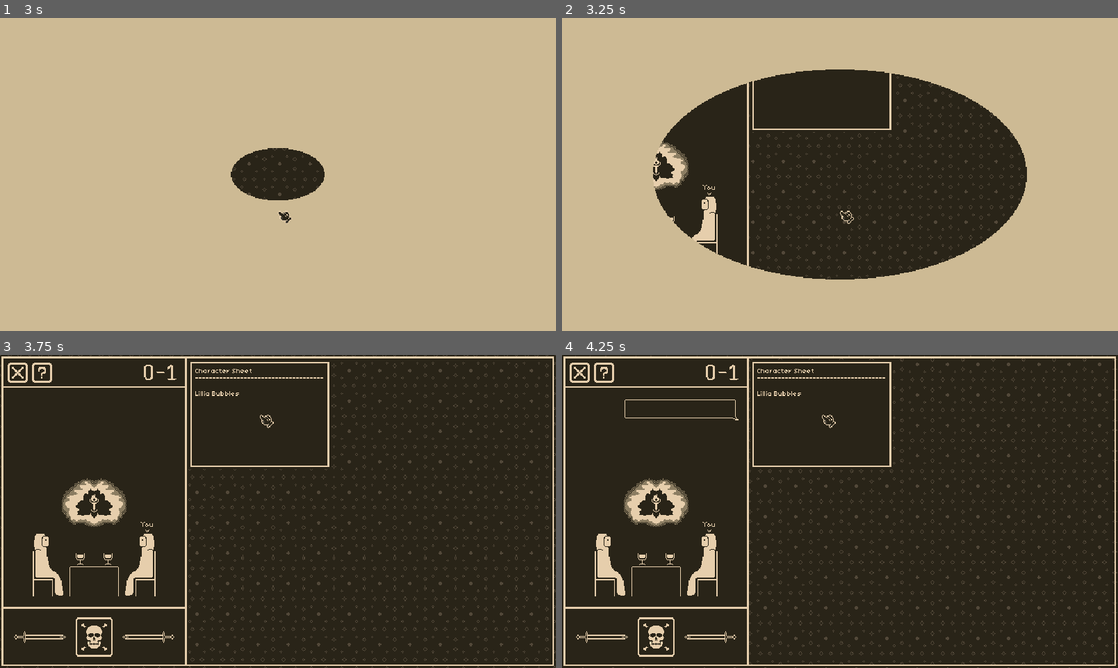
Above: before the commit, frames 1-4 (two rows, left to right).
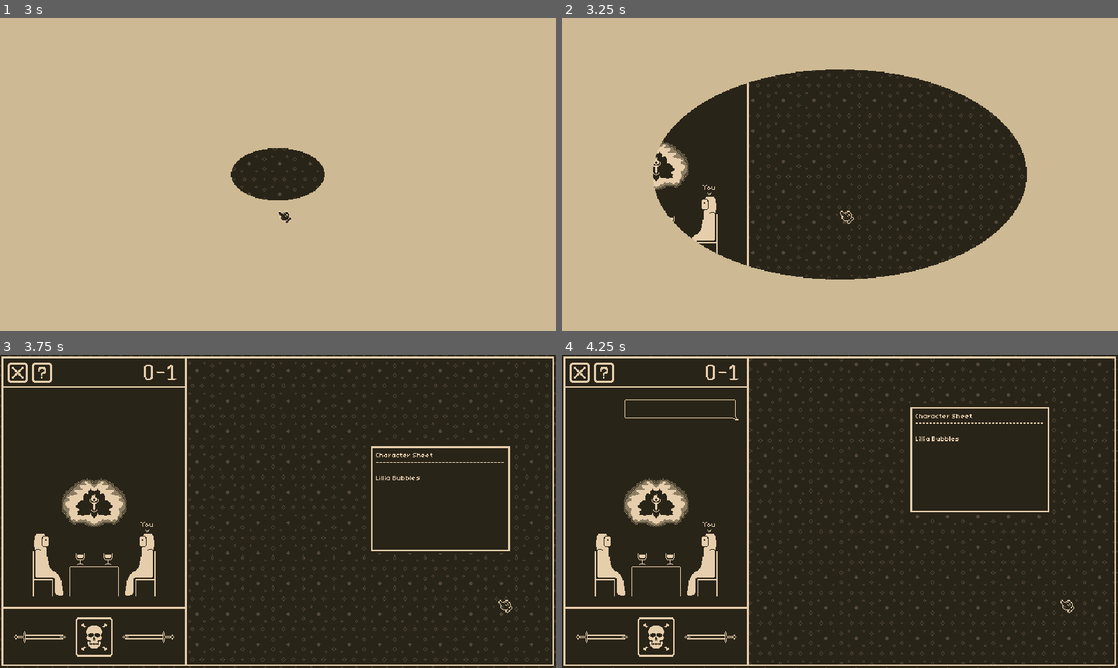
Above: after the commit, the same moments.

Repository: AdamRusv/poison-game
Game: Godot game, scene res://1_Scenes/0_Screens/title.tscn
The game is run twice, just before and just after one commit, with the same random seed, the same clock (stepped at 60 frames per second) and the same inputs.
Inputs (mouse positions are in pixels of both pictures, inside the frame that each line leads up to; where the layout moved, square brackets give the same spot in the first picture):
- Up to frame 1 (3 s): click (278, 246) at 0.5 s; click (278, 212) at 1.25 s; click (278, 212) at 2 s; click (278, 212) at 2.75 s
- Up to frame 2 (3.25 s): no input
- Up to frame 3 (3.75 s): click (500, 599) [261, 414] at 3.5 s
- Up to frame 4 (4.25 s): no input

Frame 1 is identical in both runs. In frame 2, 0.5% of the frame differs, in the area x 34-60%, y 16-37%; in frame 3, 2.1%, in the area x 33-93%, y 2-83%; in frame 4, 2.1%.

Commit message:
animate papers + qol

Diff:
--- a/1_Scenes/0_Screens/gameplay.tscn
+++ b/1_Scenes/0_Screens/gameplay.tscn
@@ -1021,7 +1021,7 @@
 layout_mode = 2
 color = Color(0.16078432, 0.14117648, 0.09411765, 1)
 
-[node name="Playmat" type="MarginContainer" parent="Layout/HBoxContainer" unique_id=1398525186 node_paths=PackedStringArray("gameplayManager", "paperHolder")]
+[node name="Playmat" type="MarginContainer" parent="Layout/HBoxContainer" unique_id=1398525186 node_paths=PackedStringArray("gameplayManager", "paperHolder", "spawnLocations")]
 layout_mode = 2
 size_flags_horizontal = 3
 size_flags_vertical = 3
@@ -1030,6 +1030,7 @@
 script = ExtResource("2_lv7np")
 gameplayManager = NodePath("../../..")
 paperHolder = NodePath("Parent/Paper Holder")
+spawnLocations = NodePath("Parent/Paper Holder/Spawn Locations")
 
 [node name="NinePatchRect" type="NinePatchRect" parent="Layout/HBoxContainer/Playmat" unique_id=331557050]
 layout_mode = 2
@@ -1051,6 +1052,14 @@
 [node name="Paper Holder" type="Control" parent="Layout/HBoxContainer/Playmat/Parent" unique_id=1898689258]
 clip_contents = true
 layout_mode = 2
+
+[node name="Spawn Locations" type="Control" parent="Layout/HBoxContainer/Playmat/Parent/Paper Holder" unique_id=2004756531]
+anchors_preset = 0
+offset_left = 29.0
+offset_top = 35.0
+offset_right = 224.0
+offset_bottom = 151.0
+mouse_filter = 2
 
 [node name="Flat Mockup" type="TextureRect" parent="." unique_id=904773487]
 layout_mode = 1
--- a/1_Scenes/1_Objects/opponent dialogue bubble.tscn
+++ b/1_Scenes/1_Objects/opponent dialogue bubble.tscn
@@ -5,8 +5,8 @@
 [ext_resource type="Theme" uid="uid://bhvewryp1cmbt" path="res://6_Other/description font.tres" id="3_b18gr"]
 
 [node name="opponent dialogue bubble" type="MarginContainer" unique_id=1645530191 node_paths=PackedStringArray("visualHolder", "texture", "labelHolder", "dialogueLabel")]
-offset_right = 78.0
-offset_bottom = 16.0
+offset_right = 121.0
+offset_bottom = 28.0
 script = ExtResource("1_61cyn")
 visualHolder = NodePath("visual holder")
 texture = NodePath("visual holder/NinePatchRect")
@@ -41,7 +41,7 @@
 custom_maximum_size = Vector2(111, -1)
 layout_mode = 2
 theme = ExtResource("3_b18gr")
-text = "????????????????????????"
+text = "????????????????????"
 fit_content = true
 scroll_active = false
 visible_characters_behavior = 1
--- a/2_Scripts/0_Autoload/settings.gd
+++ b/2_Scripts/0_Autoload/settings.gd
@@ -5,6 +5,7 @@
 signal togglefullscreen
 
 func _ready() -> void:
+	randomize()
 	settingsJSON._load_settings()
 	togglefullscreen.connect(_toggle_fullscreen)
 	_update_fullscreen()
--- a/2_Scripts/2_Independent/dialogue manager.gd
+++ b/2_Scripts/2_Independent/dialogue manager.gd
@@ -6,7 +6,6 @@
 @export var gameplayManager : GameplayManager
 @export var scrollContainer : ScrollContainer
 @export var content : VBoxContainer
-
 
 func _ready() -> void:
 	gameplayManager.dialogueManager = self
@@ -24,18 +23,14 @@
 	_trigger_dialogue_branch()
 
 func _trigger_dialogue_branch():
-	canScroll = false
-
 	var encounterDialogue : DialogueTree = gameplayManager.playmatManager.characterSheet.dialogueTree
 
 	var newDialogue : Dialogue = encounterDialogue._get_newest_dialogue()
 	if newDialogue == null:
-		canScroll = true
 		return
 
 	if encounterDialogue._get_current_branch().newestDialogueIndex >= encounterDialogue._get_current_branch().dialogue.size() - 1:
 		encounterDialogue._get_current_branch().hasBeenShown = true
-		canScroll = true
 		return
 
 	await _create_dialogue_bubble()
@@ -43,6 +38,8 @@
 	_trigger_dialogue_branch()
 
 func _set_dialogue_view_to_bottom():
+	if isScrolling == true:
+		return
 	await get_tree().process_frame
 	var maxScrollValue : float = scrollContainer.get_v_scroll_bar().max_value - scrollContainer.get_v_scroll_bar().page
 	scrollContainer.scroll_vertical = maxScrollValue
@@ -104,15 +101,11 @@
 
 #---------------SCROLL---------------
 var isScrolling : bool = false
+var isSkipping : bool = false
 var startMousePos : Vector2 = Vector2.ZERO
 var startScrollPos : float
-var canScroll : bool = false
 
 func _manage_scroll():
-	if canScroll == false:
-		isScrolling = false
-		return
-
 	if Input.is_action_just_pressed("left click"):
 		if _is_cursor_within_scroll_zone() == true:
 			startMousePos = get_global_mouse_position()
@@ -129,12 +122,6 @@
 
 		scrollContainer.scroll_vertical = finalValue
 
-func _enable_scroll():
-	canScroll = true
-
-func _disable_scroll():
-	canScroll = true
-
 #- - -
 func _is_cursor_within_scroll_zone() -> bool:
 	var mousePos : Vector2 = get_global_mouse_position()
--- a/2_Scripts/2_Independent/paper.gd
+++ b/2_Scripts/2_Independent/paper.gd
@@ -18,6 +18,12 @@
 
 var paperPadding : float = 40
 
+var paperIsMoving : bool = false
+
+func _ready() -> void:
+	super._ready()
+	_animate_into_frame()
+
 func _set_connections():
 	super._set_connections()
 	pageFlipButton.mouse_entered.connect(_on_pageflip_enter)
@@ -29,16 +35,22 @@
 	_clamp_paper()
 
 func _on_down():
+	if paperIsMoving == true:
+		return
 	super._on_down()
 	playmat.paperHolder.move_child(self, playmat.paperHolder.get_children().size() - 1)
 	_squish_paper()
 
 func _on_up():
+	if paperIsMoving == true:
+		return
 	super._on_up()
 	_reset_paper()
 
 #-------------------
 func _clamp_paper():
+	if paperIsMoving == true:
+		return
 	var playmatRect : Rect2 = playmat.get_rect()
 	var paperRect : Rect2 = parentNode.get_rect()
 
@@ -109,3 +121,22 @@
 func _set_pageflip_texture_to(newRect : Rect2):
 	var atlasTexture : AtlasTexture = pageFlipTexture.texture
 	atlasTexture.region = newRect
+
+#----------------
+var startPos : Vector2 = Vector2(520, 640)
+func _animate_into_frame():
+	paperIsMoving = true
+	parentNode.position = startPos
+
+	await get_tree().create_timer(randf_range(0, 1)).timeout
+
+	var endPos : Vector2 = playmat._get_random_paper_spawn_location()
+	var moveSpeed : float = randi_range(650, 700)
+	var duration : float = endPos.distance_to(startPos) / moveSpeed
+
+	var newTween : Tween = create_tween()
+	newTween.tween_property(parentNode, "position", endPos, duration)\
+	.set_trans(Tween.TRANS_QUAD).set_ease(Tween.EASE_OUT)
+
+	await newTween.finished
+	paperIsMoving = false
--- a/2_Scripts/2_Independent/playmat manager.gd
+++ b/2_Scripts/2_Independent/playmat manager.gd
@@ -5,6 +5,7 @@
 @export_category("References")
 @export var gameplayManager : GameplayManager
 @export var paperHolder : Control
+@export var spawnLocations : Control
 
 var mainTraitSheet : PaperInfo
 var characterSheet : EncounterInfo
@@ -39,3 +40,9 @@
 	paperInstance.playmat = self
 
 	paperHolder.add_child(paperInstance)
+
+#----------------------
+func _get_random_paper_spawn_location() -> Vector2:
+	var xPoint : int = randi_range(spawnLocations.position.x, spawnLocations.size.x)
+	var yPoint : int = randi_range(spawnLocations.position.y, spawnLocations.size.y)
+	return Vector2(xPoint, yPoint)
--- /dev/null
+++ b/2_Scripts/3_Dependent/0_Dialogue/branch intro.gd
@@ -0,0 +1,8 @@
+extends DialogueBranch
+
+class_name DialogueBranchIntro
+
+func _check_condition() -> bool:
+	if gameplayManager.cupIsPoisoned == true:
+		return false
+	return true
--- a/5_Resources/0_Papers/1_Character Sheets/0_Tutorial Region/encounters/one.tres
+++ b/5_Resources/0_Papers/1_Character Sheets/0_Tutorial Region/encounters/one.tres
@@ -4,6 +4,7 @@
 [ext_resource type="Script" uid="uid://cg4ujw8mauohh" path="res://2_Scripts/3_Dependent/encounter info.gd" id="1_ti5pf"]
 [ext_resource type="Script" uid="uid://fn2tb2dtu6fj" path="res://2_Scripts/3_Dependent/0_Dialogue/dialogue.gd" id="2_xvvbx"]
 [ext_resource type="Script" uid="uid://qr661epbiujn" path="res://2_Scripts/3_Dependent/0_Dialogue/dialogue tree.gd" id="3_312to"]
+[ext_resource type="Script" uid="uid://chre6fsqbhfrk" path="res://2_Scripts/3_Dependent/0_Dialogue/branch intro.gd" id="3_xvvbx"]
 
 [sub_resource type="Resource" id="Resource_3d4uv"]
 script = ExtResource("2_xvvbx")
@@ -30,14 +31,14 @@
 dialogue = "Good luck!"
 metadata/_custom_type_script = "uid://fn2tb2dtu6fj"
 
-[sub_resource type="Resource" id="Resource_atuju"]
-script = ExtResource("1_433kl")
+[sub_resource type="Resource" id="Resource_0hcow"]
+script = ExtResource("3_xvvbx")
 dialogue = Array[ExtResource("2_xvvbx")]([SubResource("Resource_3d4uv"), SubResource("Resource_mqosg"), SubResource("Resource_32h7f"), SubResource("Resource_68y56"), SubResource("Resource_vrhoy")])
-metadata/_custom_type_script = "uid://e0ujmn3oiqx0"
+metadata/_custom_type_script = "uid://chre6fsqbhfrk"
 
 [sub_resource type="Resource" id="Resource_ebxdl"]
 script = ExtResource("3_312to")
-branches = Array[ExtResource("1_433kl")]([SubResource("Resource_atuju")])
+branches = Array[ExtResource("1_433kl")]([SubResource("Resource_0hcow")])
 metadata/_custom_type_script = "uid://qr661epbiujn"
 
 [resource]
--- a/5_Resources/0_Papers/1_Character Sheets/0_Tutorial Region/encounters/three.tres
+++ b/5_Resources/0_Papers/1_Character Sheets/0_Tutorial Region/encounters/three.tres
@@ -3,6 +3,7 @@
 [ext_resource type="Script" uid="uid://e0ujmn3oiqx0" path="res://2_Scripts/3_Dependent/0_Dialogue/dialogue branch.gd" id="1_lpmyb"]
 [ext_resource type="Script" uid="uid://cg4ujw8mauohh" path="res://2_Scripts/3_Dependent/encounter info.gd" id="1_x58e1"]
 [ext_resource type="Script" uid="uid://fn2tb2dtu6fj" path="res://2_Scripts/3_Dependent/0_Dialogue/dialogue.gd" id="2_vfyv6"]
+[ext_resource type="Script" uid="uid://chre6fsqbhfrk" path="res://2_Scripts/3_Dependent/0_Dialogue/branch intro.gd" id="3_vfyv6"]
 [ext_resource type="Script" uid="uid://qr661epbiujn" path="res://2_Scripts/3_Dependent/0_Dialogue/dialogue tree.gd" id="3_yqjtl"]
 
 [sub_resource type="Resource" id="Resource_dv0cg"]
@@ -20,14 +21,20 @@
 dialogue = "You got this! I believe in you!"
 metadata/_custom_type_script = "uid://fn2tb2dtu6fj"
 
-[sub_resource type="Resource" id="Resource_hi1fs"]
-script = ExtResource("1_lpmyb")
-dialogue = Array[ExtResource("2_vfyv6")]([SubResource("Resource_dv0cg"), SubResource("Resource_kd850"), SubResource("Resource_griqq")])
-metadata/_custom_type_script = "uid://e0ujmn3oiqx0"
+[sub_resource type="Resource" id="Resource_5ccs8"]
+script = ExtResource("2_vfyv6")
+speaker = 1
+dialogue = "Wow, thanks!"
+metadata/_custom_type_script = "uid://fn2tb2dtu6fj"
+
+[sub_resource type="Resource" id="Resource_312to"]
+script = ExtResource("3_vfyv6")
+dialogue = Array[ExtResource("2_vfyv6")]([SubResource("Resource_dv0cg"), SubResource("Resource_kd850"), SubResource("Resource_griqq"), SubResource("Resource_5ccs8")])
+metadata/_custom_type_script = "uid://chre6fsqbhfrk"
 
 [sub_resource type="Resource" id="Resource_n6jon"]
 script = ExtResource("3_yqjtl")
-branches = Array[ExtResource("1_lpmyb")]([SubResource("Resource_hi1fs")])
+branches = Array[ExtResource("1_lpmyb")]([SubResource("Resource_312to")])
 metadata/_custom_type_script = "uid://qr661epbiujn"
 
 [resource]
--- a/5_Resources/0_Papers/1_Character Sheets/0_Tutorial Region/encounters/two.tres
+++ b/5_Resources/0_Papers/1_Character Sheets/0_Tutorial Region/encounters/two.tres
@@ -4,6 +4,7 @@
 [ext_resource type="Script" uid="uid://e0ujmn3oiqx0" path="res://2_Scripts/3_Dependent/0_Dialogue/dialogue branch.gd" id="1_griqq"]
 [ext_resource type="Script" uid="uid://fn2tb2dtu6fj" path="res://2_Scripts/3_Dependent/0_Dialogue/dialogue.gd" id="2_kd850"]
 [ext_resource type="Script" uid="uid://qr661epbiujn" path="res://2_Scripts/3_Dependent/0_Dialogue/dialogue tree.gd" id="3_dv0cg"]
+[ext_resource type="Script" uid="uid://chre6fsqbhfrk" path="res://2_Scripts/3_Dependent/0_Dialogue/branch intro.gd" id="3_kd850"]
 
 [sub_resource type="Resource" id="Resource_pc0g8"]
 script = ExtResource("2_kd850")
@@ -31,14 +32,14 @@
 dialogue = "Best of luck!"
 metadata/_custom_type_script = "uid://fn2tb2dtu6fj"
 
-[sub_resource type="Resource" id="Resource_61cyn"]
-script = ExtResource("1_griqq")
+[sub_resource type="Resource" id="Resource_yqjtl"]
+script = ExtResource("3_kd850")
 dialogue = Array[ExtResource("2_kd850")]([SubResource("Resource_pc0g8"), SubResource("Resource_l4ijl"), SubResource("Resource_312to"), SubResource("Resource_xvvbx"), SubResource("Resource_433kl")])
-metadata/_custom_type_script = "uid://e0ujmn3oiqx0"
+metadata/_custom_type_script = "uid://chre6fsqbhfrk"
 
 [sub_resource type="Resource" id="Resource_uflgm"]
 script = ExtResource("3_dv0cg")
-branches = Array[ExtResource("1_griqq")]([SubResource("Resource_61cyn")])
+branches = Array[ExtResource("1_griqq")]([SubResource("Resource_yqjtl")])
 metadata/_custom_type_script = "uid://qr661epbiujn"
 
 [resource]
--- a/5_Resources/0_Papers/1_Character Sheets/0_Tutorial Region/encounters/zero.tres
+++ b/5_Resources/0_Papers/1_Character Sheets/0_Tutorial Region/encounters/zero.tres
@@ -4,6 +4,7 @@
 [ext_resource type="Script" uid="uid://cg4ujw8mauohh" path="res://2_Scripts/3_Dependent/encounter info.gd" id="1_hfrbg"]
 [ext_resource type="Script" uid="uid://fn2tb2dtu6fj" path="res://2_Scripts/3_Dependent/0_Dialogue/dialogue.gd" id="2_g2q5l"]
 [ext_resource type="Script" uid="uid://qr661epbiujn" path="res://2_Scripts/3_Dependent/0_Dialogue/dialogue tree.gd" id="3_3dw20"]
+[ext_resource type="Script" uid="uid://chre6fsqbhfrk" path="res://2_Scripts/3_Dependent/0_Dialogue/branch intro.gd" id="3_na71q"]
 
 [sub_resource type="Resource" id="Resource_neqfg"]
 script = ExtResource("2_g2q5l")
@@ -36,14 +37,14 @@
 dialogue = "Go ahead and grab the Poison. Since you are still learning, just place it into my cup"
 metadata/_custom_type_script = "uid://fn2tb2dtu6fj"
 
-[sub_resource type="Resource" id="Resource_qclil"]
-script = ExtResource("1_485qr")
+[sub_resource type="Resource" id="Resource_dv0cg"]
+script = ExtResource("3_na71q")
 dialogue = Array[ExtResource("2_g2q5l")]([SubResource("Resource_neqfg"), SubResource("Resource_6eb78"), SubResource("Resource_fb3j3"), SubResource("Resource_0hcow"), SubResource("Resource_g7yw3"), SubResource("Resource_xsf05")])
-metadata/_custom_type_script = "uid://e0ujmn3oiqx0"
+metadata/_custom_type_script = "uid://chre6fsqbhfrk"
 
 [sub_resource type="Resource" id="Resource_se4xb"]
 script = ExtResource("3_3dw20")
-branches = Array[ExtResource("1_485qr")]([SubResource("Resource_qclil")])
+branches = Array[ExtResource("1_485qr")]([SubResource("Resource_dv0cg")])
 metadata/_custom_type_script = "uid://qr661epbiujn"
 
 [resource]
Not shown, added: 2_Scripts/3_Dependent/0_Dialogue/branch intro.gd.uid
